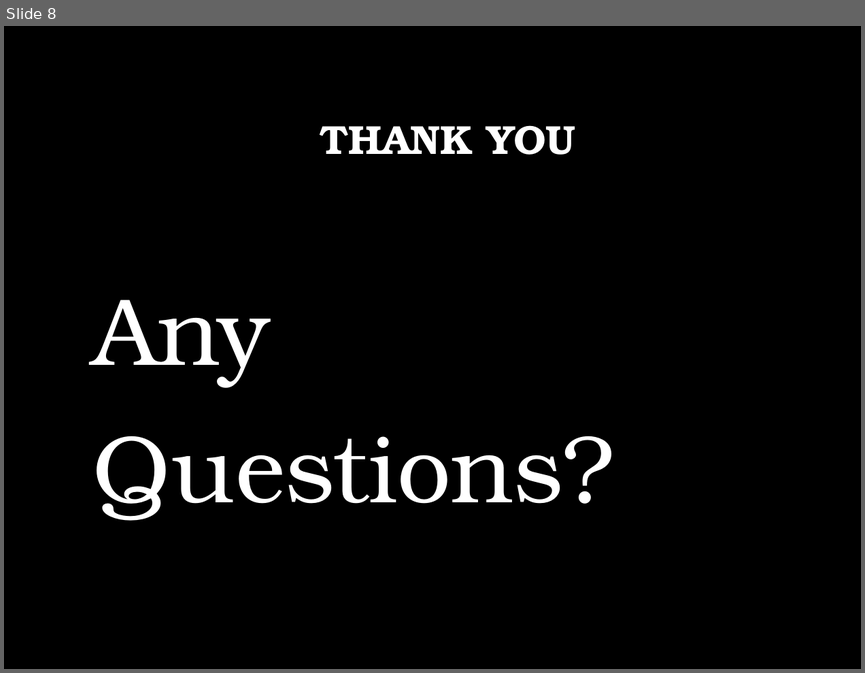
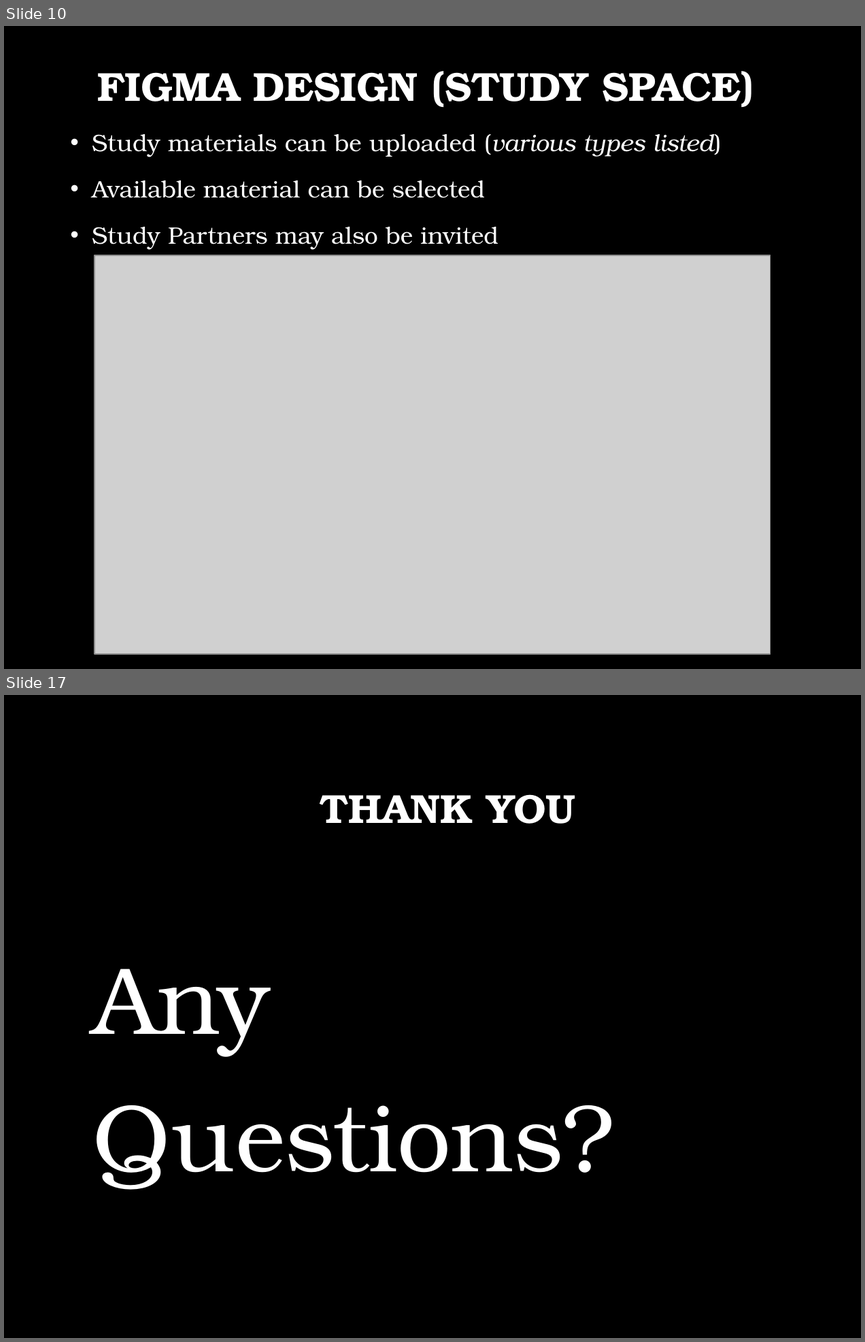
Before and after one commit to yuriiSY/Study-Buddy, a slide deck: Weekly Submissions/Week3/Presentation Week 3.pptx. Shown one above the other, each under a label of ours: slide 8 before the commit, slides 10 and 17 after it; the slides between them are not shown. The pictures are 865x673 and 865x1342 pixels, drawn with LibreOffice and Linux fonts; fonts in the diff are those of the drawing; grey boxes stand for pictures; background and template pictures are left out. Boxes give left, top, right and bottom in pixels: in the first picture for what was removed or moved away, otherwise in the second. Text is boxed around its words. In the diff, an @@ line names an element or a change of style, - is before the commit and + after.

```diff
--- a/Weekly Submissions/Week3/Presentation Week 3.pptx
+++ b/Weekly Submissions/Week3/Presentation Week 3.pptx
@@ slide 10 added at <box>4,26,861,669</box>, background picture (left out) @@
@@ title added at <box>97,71,753,107</box>, 34 pt, text #FFFFFF, bold @@
+FIGMA DESIGN (STUDY SPACE)
@@ text added at <box>92,134,721,250</box>, 20 pt, text #FFFFFF @@
+• Study materials can be uploaded (various types listed)
+• Available material can be selected
+• Study Partners may also be invited
@@ picture added at <box>95,254,771,653</box> @@
@@ what was slide 8 is now slide 17 @@
```
Also in this commit, not shown: 3 slides changed, 10 other slides added, 2 slides removed.
